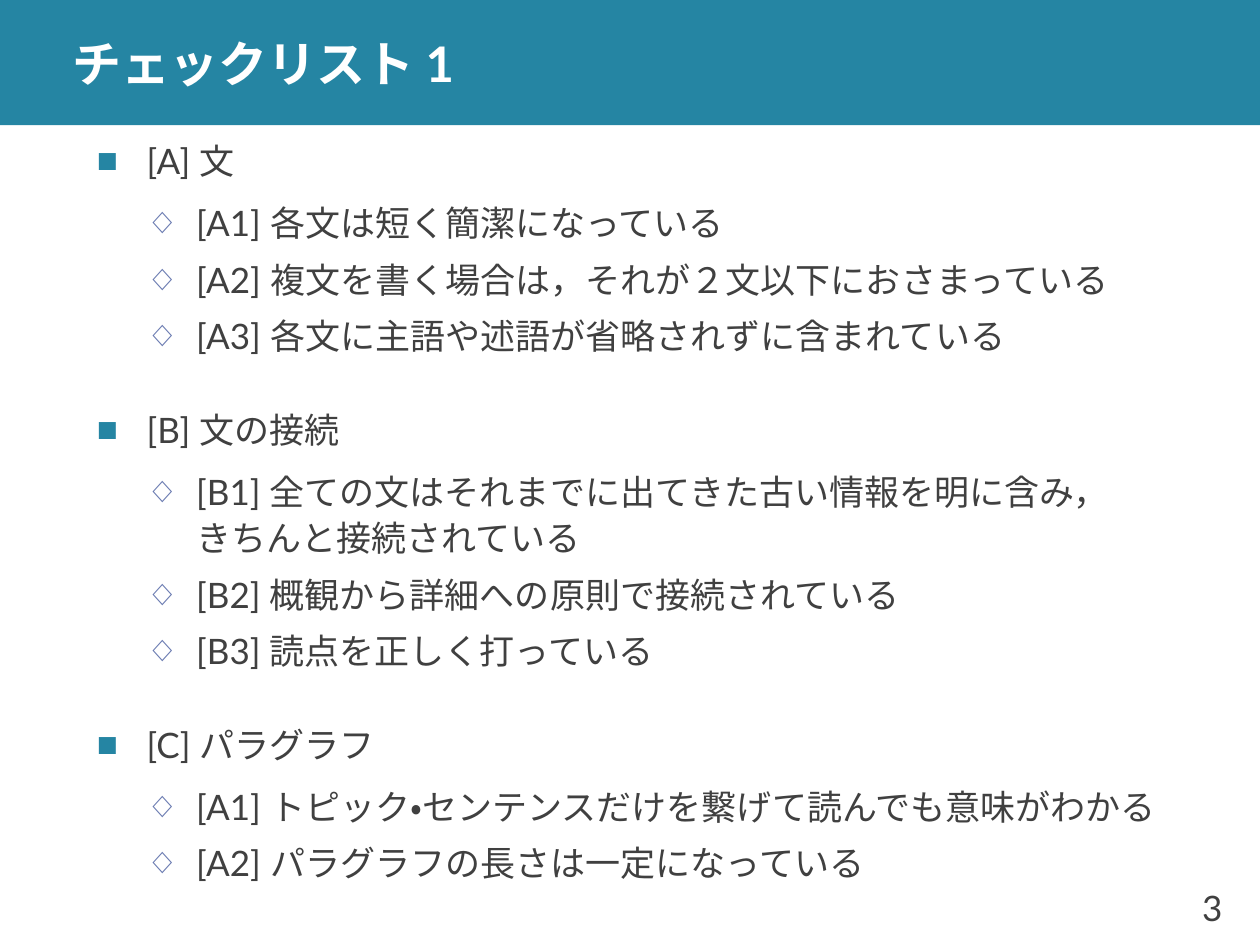
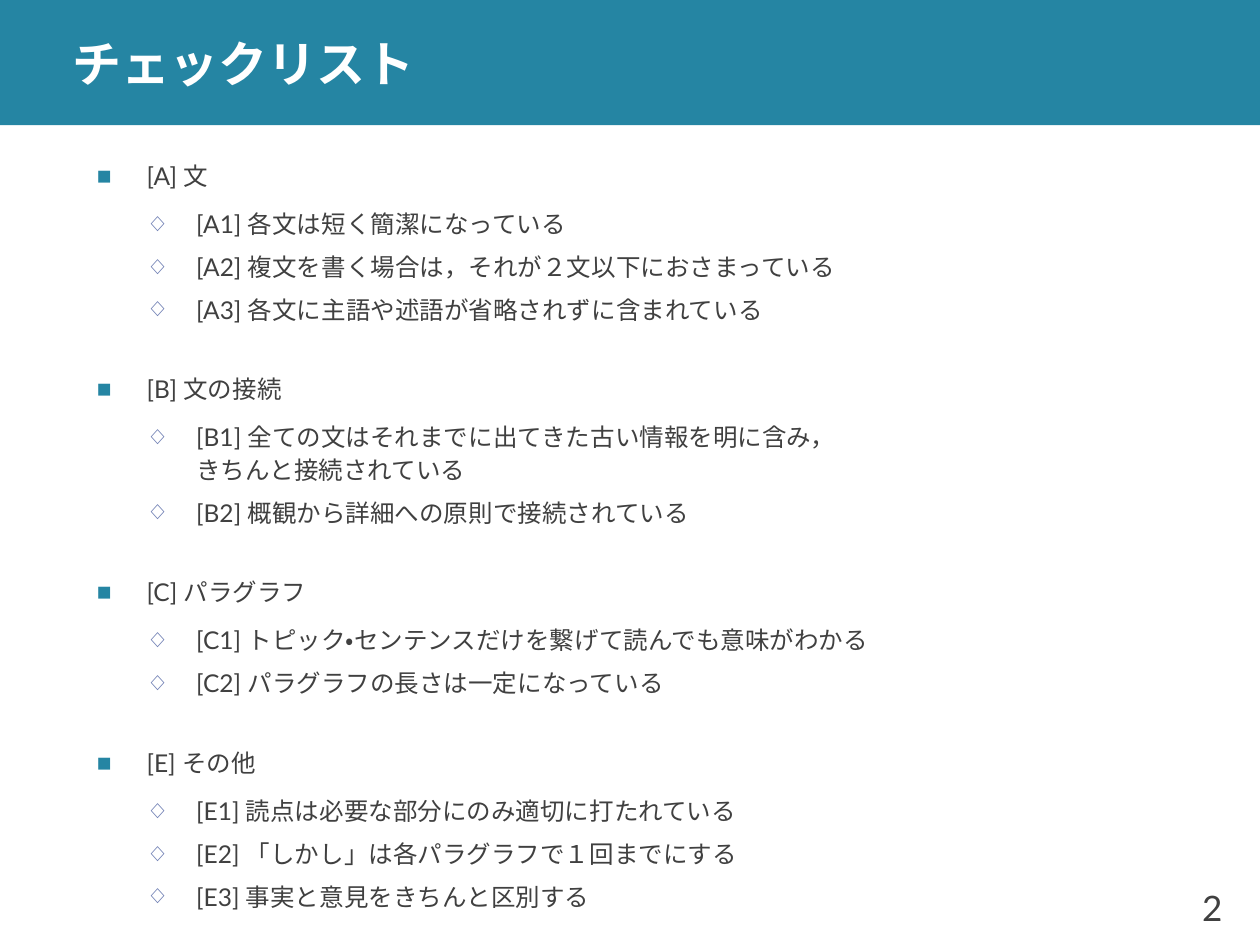
Before and after one commit to shioya-lab/how-to, a slide deck: slide 2 of writing.pptx (slide 3 before the commit). Drawn at 1260x945 pixels with LibreOffice and Linux fonts; fonts in the diff are those of the drawing. Boxes give left, top, right and bottom in pixels: in the first picture for what was removed or moved away, otherwise in the second. Text is boxed around its words. In the diff, an @@ line names an element or a change of style, - is before the commit and + after.

Commit message:
文章の書き方の通し番号が間違っていたのを修正

```diff
--- a/writing.pptx
+++ b/writing.pptx
@@ title at (x1=72, y1=41, x2=415, y2=87): text changed @@
-チェックリスト 1
+チェックリスト
@@ text "[A] 文" moved from (x1=147, y1=144, x2=1156, y2=881) to (x1=147, y1=164, x2=868, y2=910) @@
@@ text at (x1=147, y1=164, x2=835, y2=605): size 20 to 14 pt in "[A] 文", "[A1] 各文は短く簡潔になっている", "[A2] 複文を書く場合は，それが２文以下におさまっている", "[A3] 各文に主語や述語が省略されずに含まれている" and 4 more places @@
@@ text at (x1=147, y1=628, x2=868, y2=910): text changed; size 20 to 14 pt @@
-  ◇ [A1] トピック・センテンスだけを繋げて読んでも意味がわかる
-  ◇ [A2] パラグラフの長さは一定になっている
+  ◇ [C1] トピック・センテンスだけを繋げて読んでも意味がわかる
+  ◇ [C2] パラグラフの長さは一定になっている
+■ [E] その他
+  ◇ [E1] 読点は必要な部分にのみ適切に打たれている
+  ◇ [E2] 「しかし」は各パラグラフで１回までにする
+  ◇ [E3] 事実と意見をきちんと区別する
@@ text at (x1=196, y1=634, x2=654, y2=669): paragraph removed @@
-  ◇ [B3] 読点を正しく打っている
@@ page number at (x1=1202, y1=895, x2=1222, y2=921): text changed @@
-3
+2
```
Also in this commit, not shown: 2 other slides changed, 2 slides removed, 1 other file.
